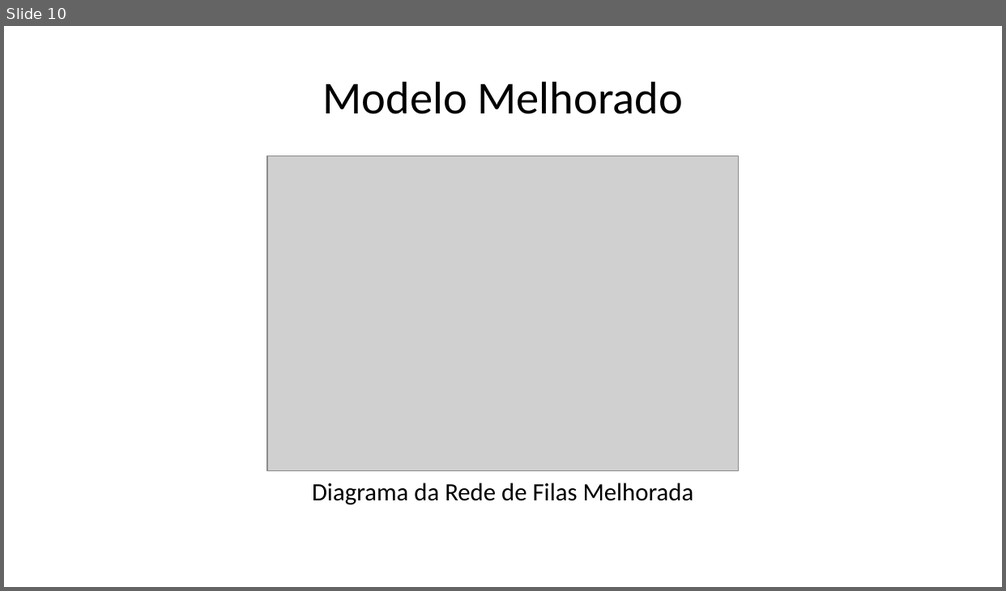
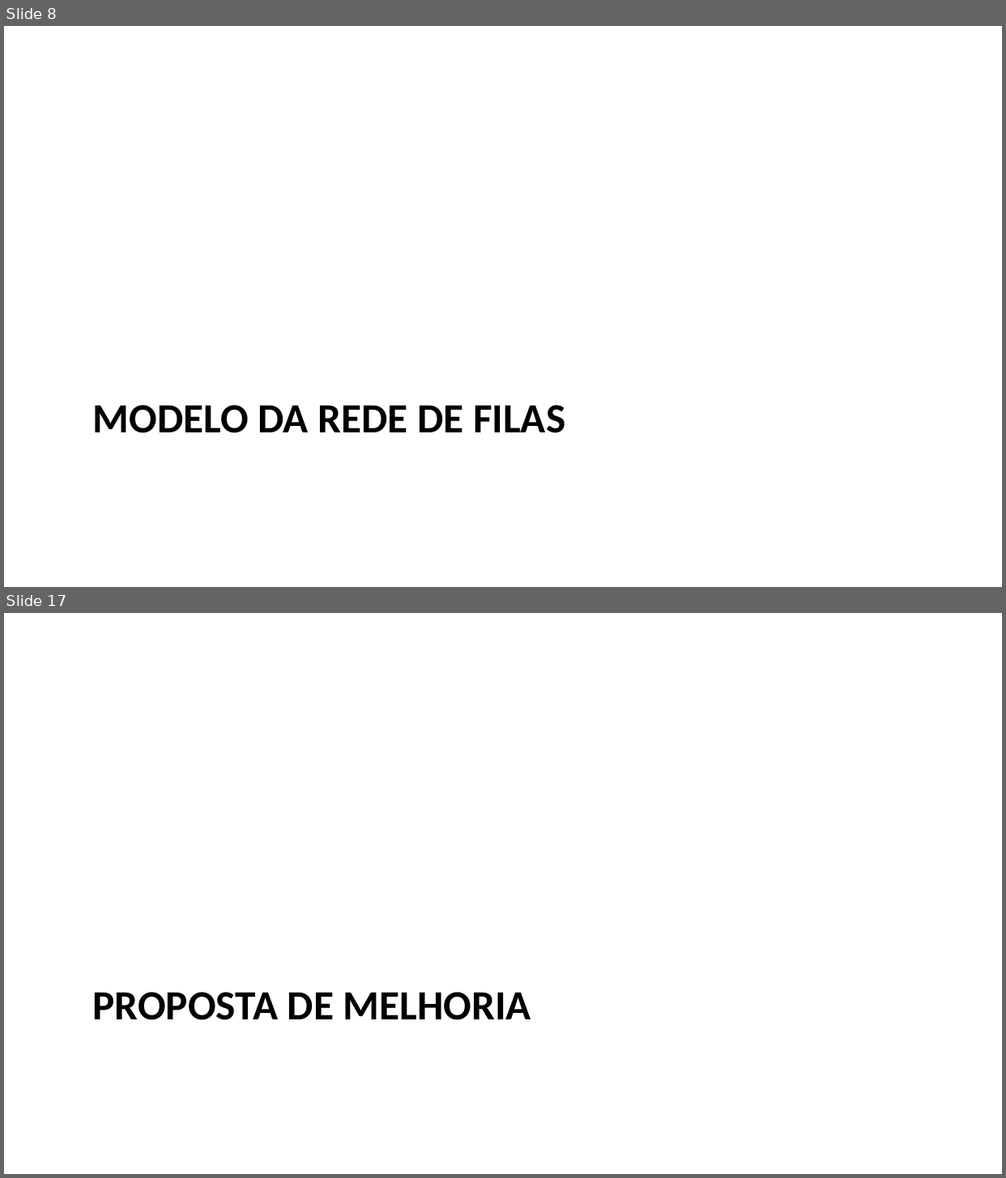
Before and after one commit to bengo501/-T2-Avalia-o-de-Aprendizagem-Simula-o-e-M-todos-Anal-ticos---2025-1, a slide deck: apresentacao_hospital.pptx. Shown one above the other, each under a label of ours: slide 10 before the commit, slides 8 and 17 after it; the slides between them are not shown. The pictures are 1006x591 and 1006x1178 pixels, drawn with LibreOffice and Linux fonts; fonts in the diff are those of the drawing; grey boxes stand for pictures. Boxes give left, top, right and bottom in pixels: in the first picture for what was removed or moved away, otherwise in the second. Text is boxed around its words. In the diff, an @@ line names an element or a change of style, - is before the commit and + after.

```diff
--- a/apresentacao_hospital.pptx
+++ b/apresentacao_hospital.pptx
@@ slide 17 added at [4, 613, 1002, 1174], background #FFFFFF @@
@@ title added at [93, 992, 531, 1020], 30 pt, text #000000, bold @@
+PROPOSTA DE MELHORIA
@@ what was slide 10 is now slide 8 @@
@@ slide 8 changed as well @@
@@ title removed at [322, 81, 684, 114] @@
-Modelo Melhorado
@@ picture removed at [267, 156, 739, 471] @@
@@ title at [93, 405, 565, 433]: text changed; size 18 to 30 pt; bold on @@
-Diagrama da Rede de Filas Melhorada
+MODELO DA REDE DE FILAS
```
Also in this commit, not shown: 7 other slides changed, 24 other slides added, 4 slides removed, 13 other files.
